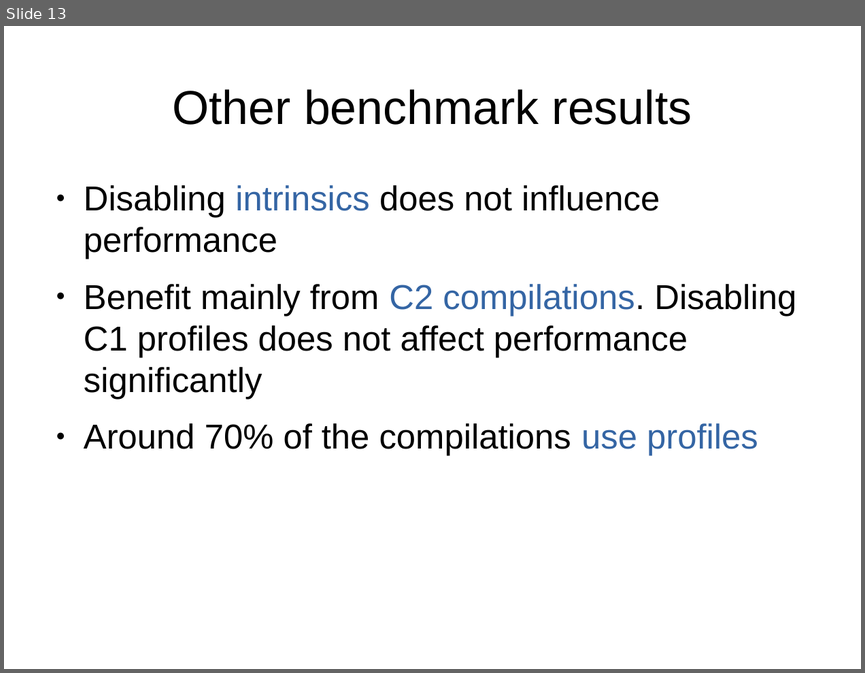
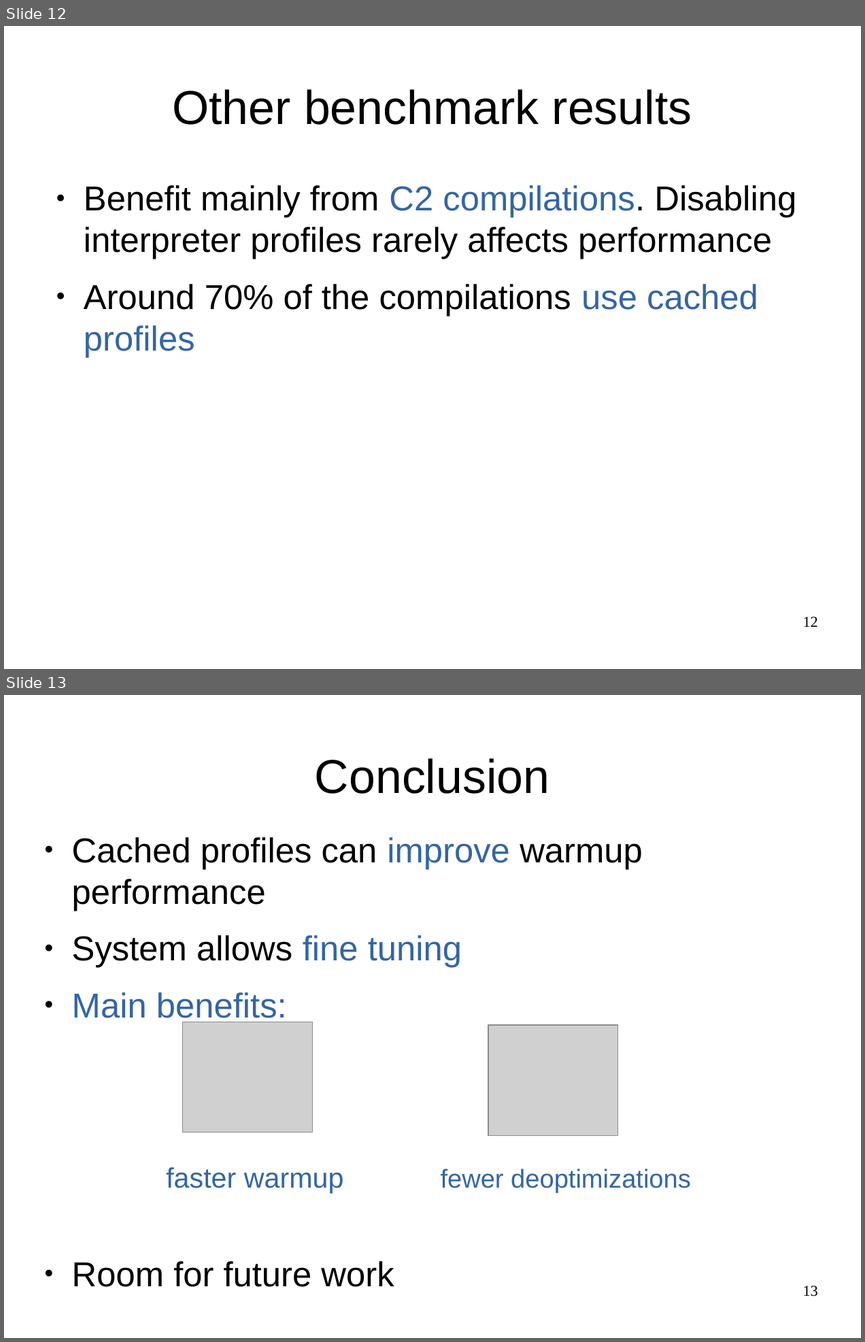
Before and after one commit to mohlerm/hotspot, a slide deck: presentation/profile_caching_mohlerm_presentation.odp. Shown one above the other, each under a label of ours: slide 13 before the commit, slides 12 and 13 after it. The pictures are 865x673 and 865x1342 pixels, drawn with LibreOffice and Linux fonts; fonts in the diff are those of the drawing; grey boxes stand for pictures. Boxes give left, top, right and bottom in pixels: in the first picture for what was removed or moved away, otherwise in the second. Text is boxed around its words. In the diff, an @@ line names an element or a change of style, - is before the commit and + after.

```diff
--- a/presentation/profile_caching_mohlerm_presentation.odp
+++ b/presentation/profile_caching_mohlerm_presentation.odp
@@ slide 13 added at [4, 695, 861, 1338], background #FFFFFF @@
@@ title added at [315, 758, 549, 794], 44 pt, text #000000 @@
+Conclusion
@@ text added at [72, 837, 643, 1287], 32 pt, text #000000 @@
+● Cached profiles can improve warmup performance
+● System allows fine tuning
+● Main benefits:
+faster warmup fewer deoptimizations
+● Room for future work
@@ picture added at [183, 1021, 313, 1132] @@
@@ picture added at [488, 1025, 618, 1135] @@
@@ page number added at [803, 1285, 818, 1296], 14 pt, text #000000 @@
+13
@@ what was slide 13 is now slide 12 @@
@@ slide 12 changed as well @@
@@ text at [84, 185, 796, 357]: text changed @@
-● Disabling intrinsics does not influence performance
-● Benefit mainly from C2 compilations. Disabling C1 profiles does not affect performance significantly
-● Around 70% of the compilations use profiles
+● Benefit mainly from C2 compilations. Disabling interpreter profiles rarely affects performance
+● Around 70% of the compilations use cached profiles
@@ page number added at [803, 616, 818, 626], 14 pt, text #000000 @@
+12
```
Also in this commit, not shown: 9 other slides changed, 11 other slides added, 7 slides removed, 37 other files.
